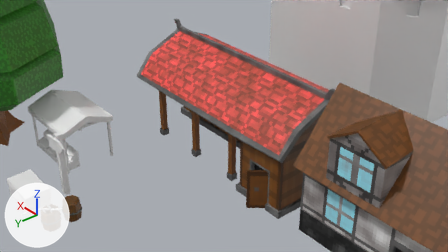
One commit to the Blender file Assets/Daniel World Assets/Med Barn.blend: the scene before it, then after it.
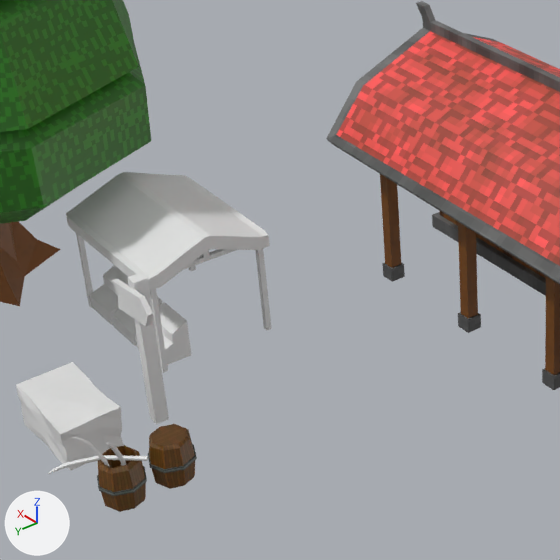
There are two pictures of each version: one from the file's camera 'Camera', one close up on the part from 0% to 52% of the width and 7% to 100% of the height. Arrows for +X, +Y and +Z are at lower left; the lights stay in place.

The first close-up shows 'Barn', 'Barn Pillars', 'Barrel ', 'Barrel Open', 'Cube.001', 'Cube.003', 'Hay bale', 'Pine', 'Sign', 'Sign post'.
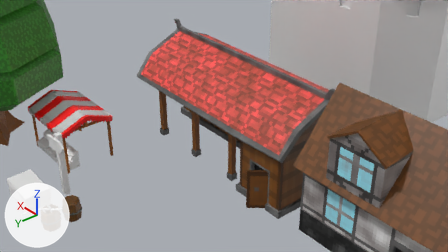
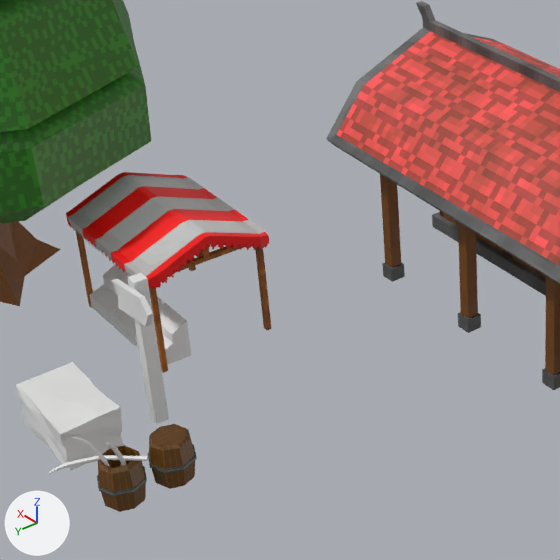
Changed parts and their boxes (x1, y1, x2, y2) in the close-ups (560 x 560 px):
part 1 of me_cube_034, cut back: before (119, 172, 211, 250); after (119, 172, 211, 247)
part 2 of me_cube_034, recoloured: (66, 172, 272, 373) in both

The change, as a diff of the scene's bpy script:
```diff
--- a/Assets/Daniel World Assets/Med Barn.blend.py
+++ b/Assets/Daniel World Assets/Med Barn.blend.py
@@ img_stand_red_png @@
+img_stand_red_png = load_image('Stand Red.png', 'Stand/Stand Red.png', 128, 128, 'sRGB')
@@ mat_stand @@
+mat_stand = principled_material('Stand')
+mat_stand.texture = img_stand_red_png  # with its transparency
@@ me_cube_034 @@
 # used by ob_cube_001; location = (7.36, 6.26, 0.0)
-me_cube_034.from_pydata(...)  # 112 vertices, 120 faces; spans x -1.44..0.0, y -1.11..1.11, z -0.01..2.16
+me_cube_034.from_pydata(...)  # 116 vertices, 111 faces; spans x -1.44..0.0, y -1.11..1.11, z -0.01..2.16
+# me_cube_034 part 1
+# 2 vertices are removed from x -0.05, y -0.05..0.06, z 2.16
+# 22 faces are deleted
+# 6 vertices are added at (-1.32, 0.0, 2.16), (-1.24, 0.0, 2.16), (-1.44, 0.0, 2.09), (-1.44, 0.0, 2.16), (0.0, 0.01, 2.16), (-1.44, 0.0, 1.93)
+# 13 new faces join them
+# me_cube_034 part 2: 98 faces spanning x -1.44..0.0, y -1.11..1.11, z -0.01..2.16 switch from no material to mat_stand (picture img_stand_red_png)
```
